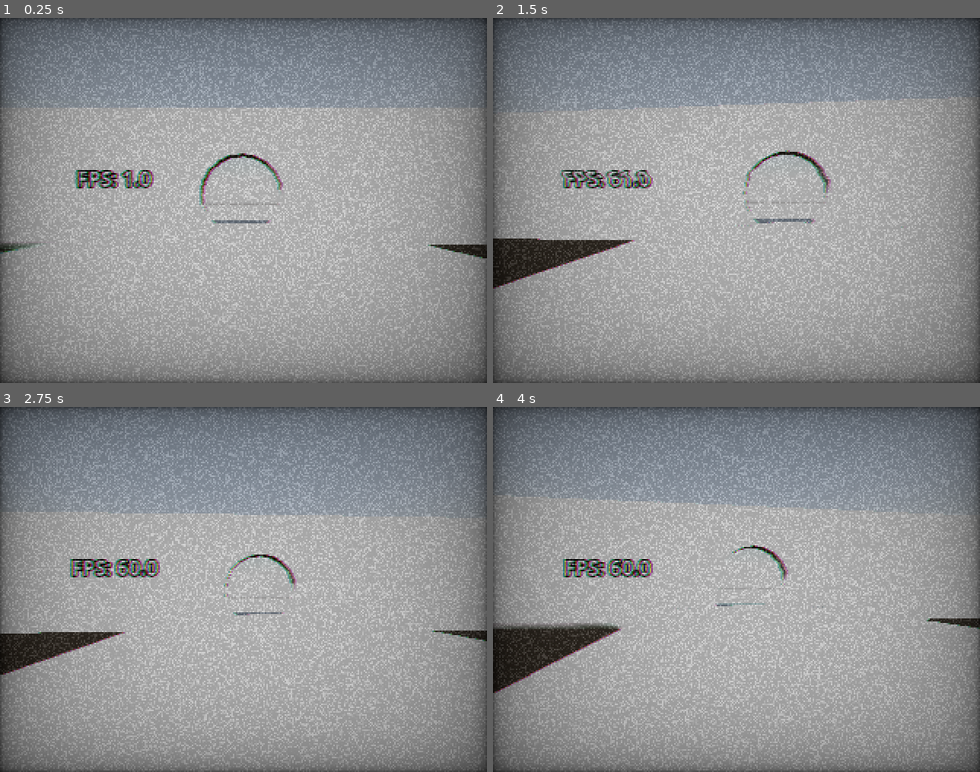
Above: before the commit, frames 1-4 (two rows, left to right).
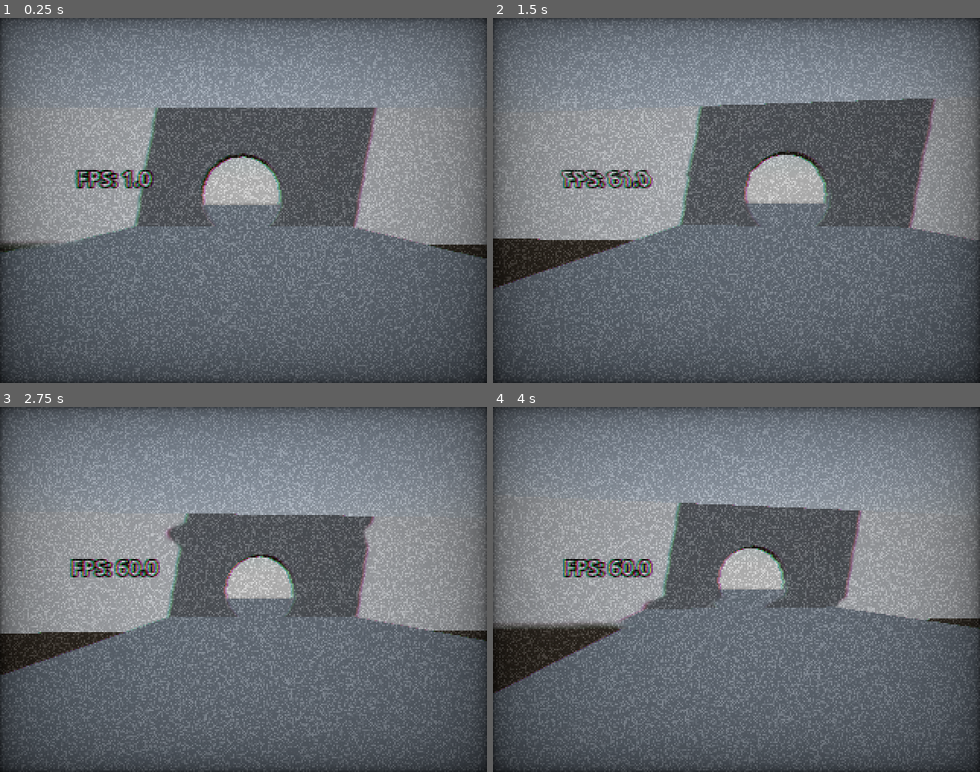
Above: after the commit, the same moments.

Repository: AxiomaN2323/Erie
Game: Godot game, scene res://node.tscn
Two runs of this game, one before a commit and one after it. Both use one fixed random seed, a clock stepped at 60 frames per second and the inputs below.
Inputs (mouse positions are in pixels of both pictures, inside the frame that each line leads up to):
- Up to frame 1 (0.25 s): no input
- Up to frame 2 (1.5 s): tap Enter (ui_accept) at 0.5, 0.77, 1.07 s; move the mouse to (760, 200) at 0.52 s; hold A (A) 0.53-1.28 s; hold Up (ui_up) from 0.53 s (still down); tap D (D) at 0.8, 1.35 s; move the mouse to (712, 200) at 1.27 s
- Up to frame 3 (2.75 s): keep holding Up (ui_up); tap Enter (ui_accept) at 1.52, 1.82, 2.3 s; tap S (S) at 1.55 s; move the mouse to (253, 582) at 2.02 s; hold S (S) from 2.03 s (still down)
- Up to frame 4 (4 s): keep holding Up (ui_up); move the mouse to (731, 596) at 2.77 s; release S (S) at 2.78 s; tap Enter (ui_accept) at 2.85, 3.02, 3.32, 3.77 s; tap A (A) at 3.05 s; move the mouse to (775, 593) at 3.52 s; hold A (A) from 3.53 s (still down); tap D (D) at 3.8 s

The runs differ from the first frame. In frame 1, 54% of the frame differs, in the area x 0-100%, y 24-100%; in frame 2, 54%, in the area x 0-100%, y 22-100%; in frame 3, 49%; in frame 4, 50%.
Error before the commit: Invalid access to property or key 'material' on a base object of type 'null instance'. (res://player.gd:31)
Error after the commit: Invalid call. Nonexistent function 'shader_parameter' in base 'ShaderMaterial'. (res://node.gd:17)

Commit message:
sonido de miedo uuu

Diff:
--- a/node.gd
+++ b/node.gd
@@ -1,5 +1,17 @@
 extends Node
+
+@onready var player = $Player
+
+@onready var babyscream = $babyscream
 
 
 func _ready():
-	pass
+	player.babyscream_signal.connect(_on_player_scream)
+	player.increasaenoise_signal.connect(_on_player_scream)
+
+func _on_player_scream():
+	babyscream.play()
+
+func _input(event):
+	if Input.is_action_just_pressed("ui_accept"):
+		$CanvasLayer/CRT_shader.material.shader_parameter("static_noise_intensity", 0.3)
--- a/node.tscn
+++ b/node.tscn
@@ -1,9 +1,10 @@
-[gd_scene load_steps=11 format=3 uid="uid://dstqc5agwgox3"]
+[gd_scene load_steps=12 format=3 uid="uid://dstqc5agwgox3"]
 
 [ext_resource type="Script" uid="uid://dul7dufnvupgx" path="res://node.gd" id="1_sy5k4"]
+[ext_resource type="AudioStream" uid="uid://besdixoxki7he" path="res://Audio/baby_scream_3.wav" id="2_bss38"]
 [ext_resource type="Script" uid="uid://v3k46nifrjj6" path="res://player.gd" id="2_j2q8x"]
 [ext_resource type="Shader" uid="uid://b3csccfvqy51c" path="res://shaders/vhs.gdshader" id="3_112p8"]
-[ext_resource type="AudioStream" uid="uid://bwpryg87ryun5" path="res://609359__florstristi__vhs_vcr-hum-a.wav" id="4_e2u21"]
+[ext_resource type="AudioStream" uid="uid://bwpryg87ryun5" path="res://Audio/609359__florstristi__vhs_vcr-hum-a.wav" id="4_e2u21"]
 
 [sub_resource type="ProceduralSkyMaterial" id="ProceduralSkyMaterial_sy5k4"]
 sky_horizon_color = Color(0.66224277, 0.6717428, 0.6867428, 1)
@@ -53,7 +54,7 @@
 environment = SubResource("Environment_112p8")
 
 [node name="DirectionalLight3D" type="DirectionalLight3D" parent="."]
-transform = Transform3D(0.9391841, 0.29740518, -0.17170697, 2.7805946e-08, 0.49999994, 0.86602545, 0.3434139, -0.8133574, 0.46959198, 0, 5, 0)
+transform = Transform3D(0.93918425, 0.29740518, -0.17170694, -0.21228996, 0.10977736, -0.97102106, -0.269937, 0.9484193, 0.16623732, 0, 5, 0)
 shadow_enabled = true
 
 [node name="CSGBox3D" type="CSGBox3D" parent="."]
@@ -120,3 +121,7 @@
 [node name="vhs_soundeffect" type="AudioStreamPlayer" parent="."]
 stream = ExtResource("4_e2u21")
 autoplay = true
+
+[node name="babyscream" type="AudioStreamPlayer" parent="."]
+stream = ExtResource("2_bss38")
+volume_db = 5.68
--- a/player.gd
+++ b/player.gd
@@ -1,5 +1,7 @@
 extends CharacterBody3D
 
+signal babyscream_signal
+signal increasaenoise_signal
 var stamina := 100.0
 var staminadrainrate := 50.0
 var staminabackrate := 30.0
@@ -20,15 +22,11 @@
 func _input(event):
 	if event is InputEventMouseMotion:
 		rotate_y(deg_to_rad(-event.relative.x * mouse_sensitivity))
-		vertical_look = clamp(
-			vertical_look - event.relative.y * mouse_sensitivity,
-			-90,
-			90
-		)
+		vertical_look = clamp(vertical_look - event.relative.y * mouse_sensitivity,-90,90)
 		camera_pivot.rotation_degrees.x = vertical_look
 
 	if Input.is_action_just_pressed("ui_accept"):
-		$CanvasLayer/ColorRect.material.set_shader_parameter("static_noise_intensity", 0.2)
+		babyscream_signal.emit() # SONIDO DE MIEDO DE BEBE
 
 func _physics_process(delta):
 
Not shown, added: Audio/609359__florstristi__vhs_vcr-hum-a.wav
Not shown, added: Audio/baby_scream_3.wav
